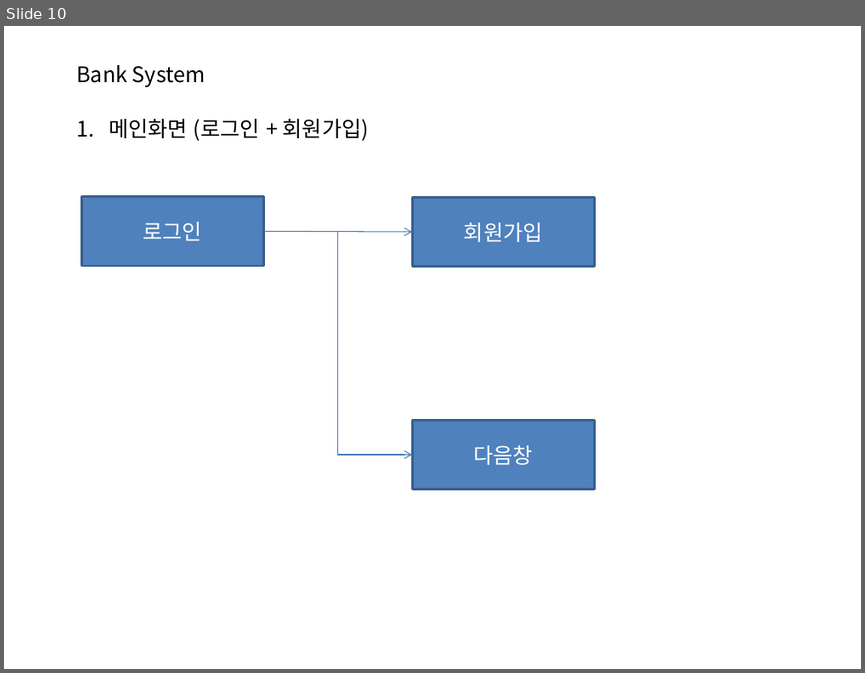
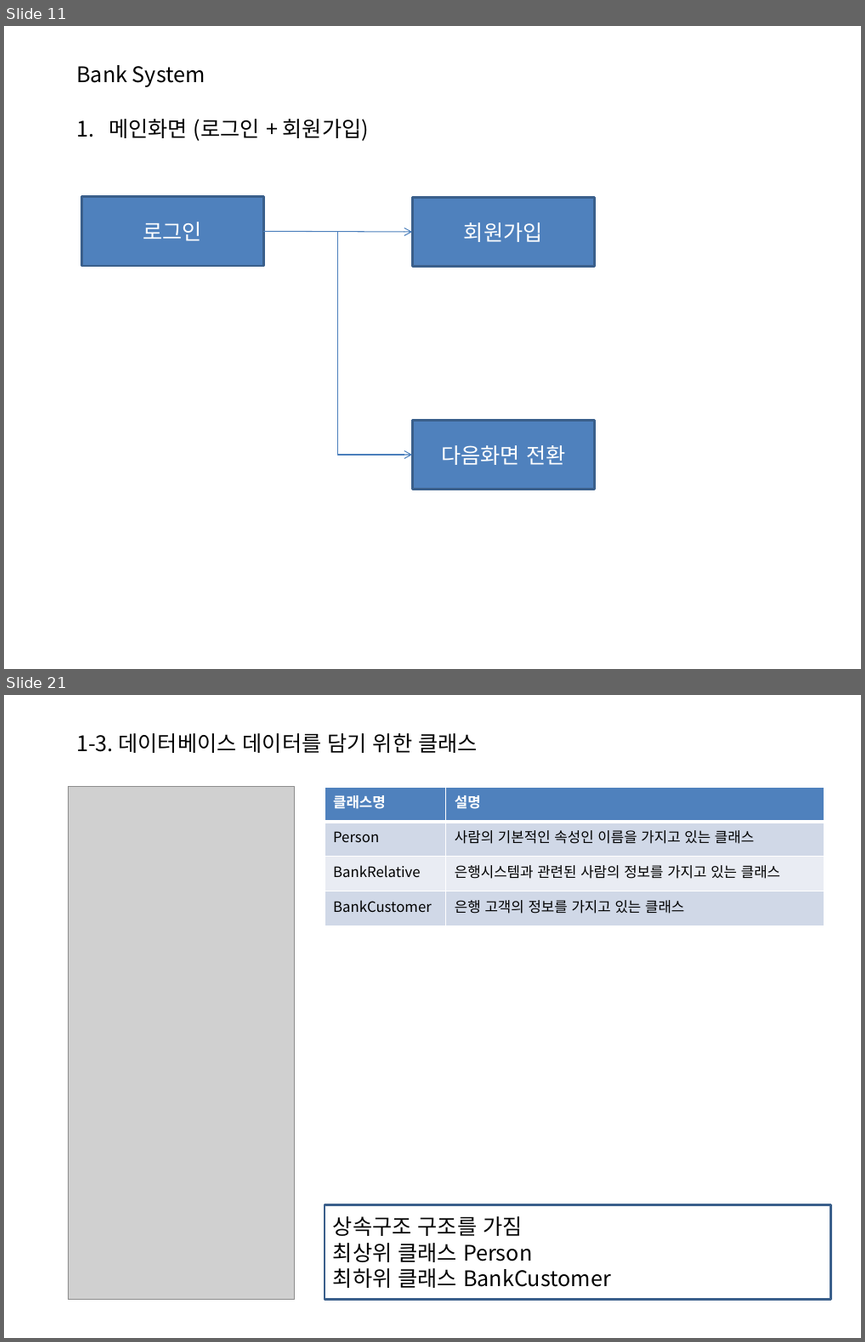
Before and after one commit to S-Onix/BankSystemProject, a slide deck: BankSystem/documentation/banksystem.pptx. Shown one above the other, each under a label of ours: slide 10 before the commit, slides 11 and 21 after it; the slides between them are not shown. The pictures are 865x673 and 865x1342 pixels, drawn with LibreOffice and Linux fonts; fonts in the diff are those of the drawing; grey boxes stand for pictures. Boxes give left, top, right and bottom in pixels: in the first picture for what was removed or moved away, otherwise in the second. Text is boxed around its words. In the diff, an @@ line names an element or a change of style, - is before the commit and + after.

```diff
--- a/BankSystem/documentation/banksystem.pptx
+++ b/BankSystem/documentation/banksystem.pptx
@@ slide 21 added at bbox=[4, 695, 861, 1338], background #FFFFFF @@
@@ text added at bbox=[76, 733, 477, 753], 18 pt, text #000000 @@
+1-3. 데이터베이스 데이터를 담기 위한 클래스
@@ picture added at bbox=[69, 786, 295, 1299] @@
@@ table added at bbox=[324, 787, 824, 925], 4 rows, 2 columns @@
+클래스명 | 설명
+Person | 사람의 기본적인 속성인 이름을 가지고 있는 클래스
+BankRelative | 은행시스템과 관련된 사람의 정보를 가지고 있는 클래스
+BankCustomer | 은행 고객의 정보를 가지고 있는 클래스
@@ rectangle added at bbox=[324, 1205, 831, 1299], fill #FFFFFF, outline #3A5F8C 2 pt, 18 pt, text #000000 @@
+상속구조 구조를 가짐
+최상위 클래스 Person
+최하위 클래스 BankCustomer
@@ what was slide 10 is now slide 11 @@
@@ slide 11 changed as well @@
@@ text in rectangle at bbox=[441, 445, 565, 465]: text changed @@
-다음창
+다음화면 전환
```
Also in this commit, not shown: 2 other slides changed, 22 other slides added, 9 slides removed, 8 other files.
